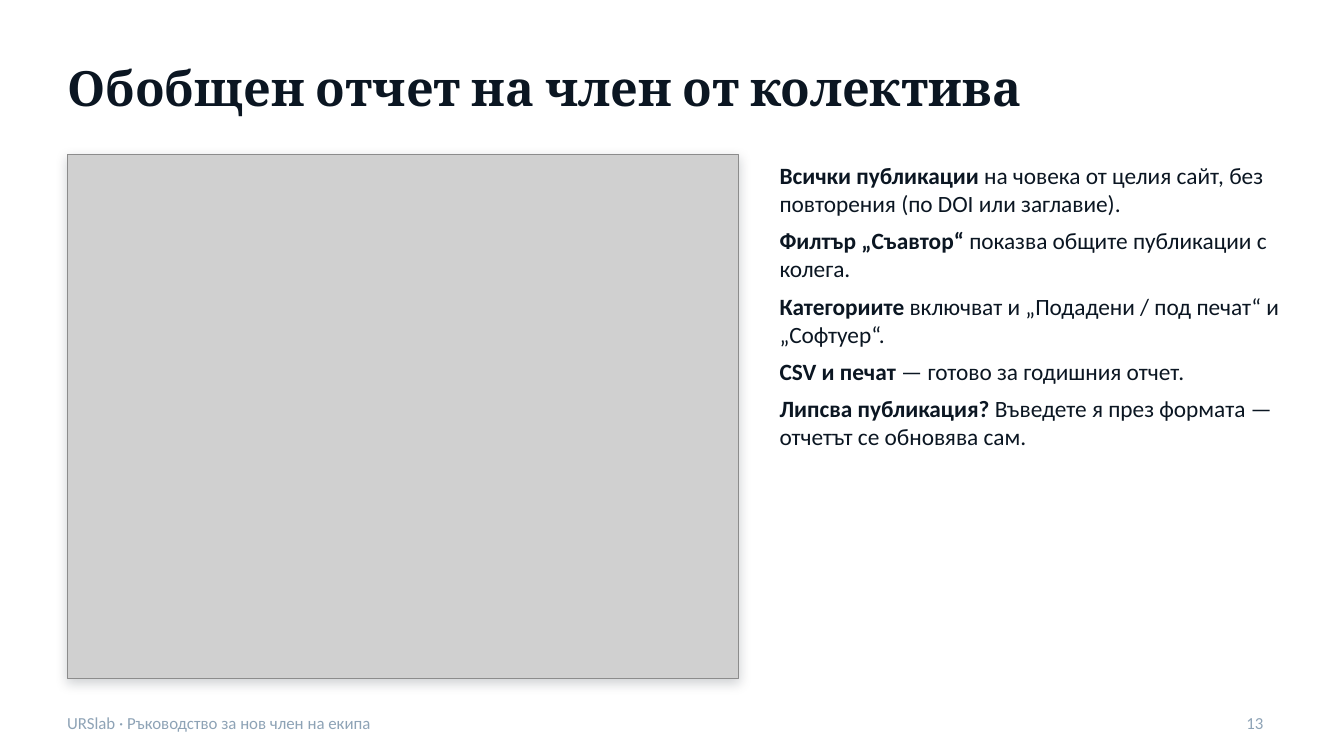
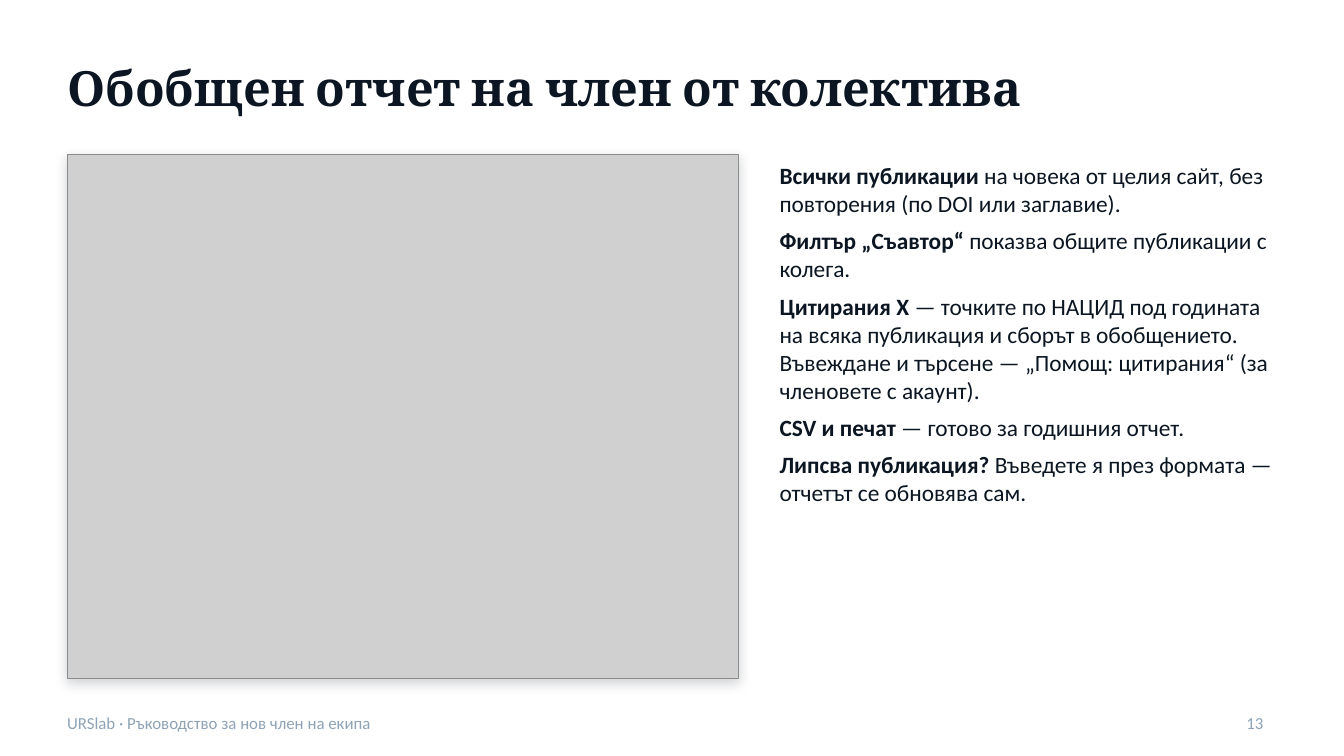
Before and after one commit to urslab-irbas/urslab-site, a slide deck: slide 13 of public/docs/URSlab-rakovodstvo.pptx. Drawn at 1344x756 pixels with LibreOffice and Linux fonts; fonts in the diff are those of the drawing; grey boxes stand for pictures. Boxes give left, top, right and bottom in pixels: in the first picture for what was removed or moved away, otherwise in the second. Text is boxed around its words. In the diff, an @@ line names an element or a change of style, - is before the commit and + after.

```diff
--- a/public/docs/URSlab-rakovodstvo.pptx
+++ b/public/docs/URSlab-rakovodstvo.pptx
@@ text at (780,300,1268,403): text changed @@
-• Категориите включват и „Подадени / под печат“ и „Софтуер“.
+• Цитирания X — точките по НАЦИД под годината на всяка публикация и сборът в обобщението. Въвеждане и търсене — „Помощ: цитирания“ (за членовете с акаунт).
```
Also in this commit, not shown: 3 other slides changed, 22 other files.
